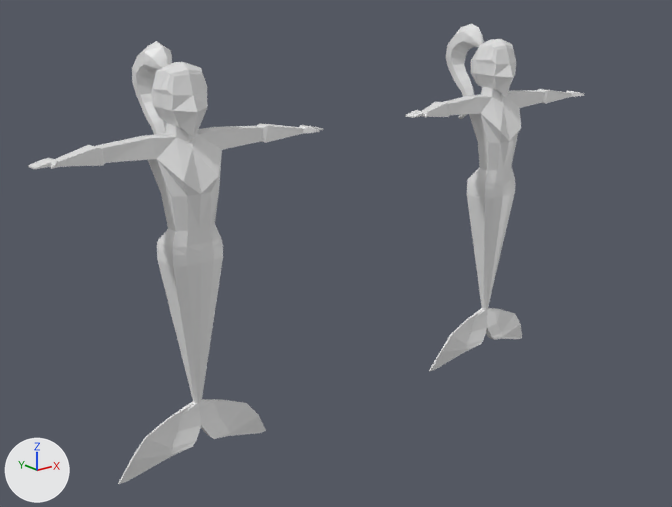
An edit to the Blender file Assets/Blender/mermaid/samantha.blend, drawn before and after from the same camera.
Before and after are seen from a camera (50 mm lens) standing at (-20.1, -35.9, 13.1) and looking at (8.9, 0.4, -1.4). The lights are fixed; the arrows at lower left show +X, +Y and +Z.

Before the edit, the objects in view are built like this:
```python
me_cube_001 = bpy.data.meshes.new('Cube.001')
me_cube_001.from_pydata(...)  # 538 vertices, 552 faces; spans x -7.1..7.1, y -3.8..1.4, z -17.6..2.2
# faces by material slot: [384, 168]
me_cube_001.materials.append(mat_material)  # white #e7e7e7
me_cube_001.materials.append(mat_material_001)  # white #e7e7e7
me_cube_002 = bpy.data.meshes.new('Cube.002')
me_cube_002.from_pydata(...)  # 207 vertices, 192 faces; spans x -7.1..0.0, y -1.3..1.4, z -17.6..1.3
me_cube_002.materials.append(mat_material)  # white #e7e7e7
me_cube_003 = bpy.data.meshes.new('Cube.003')
me_cube_003.from_pydata(...)  # 112 vertices, 100 faces; spans x 0.0..1.1, y -3.8..0.81, z -3.35..2.19
# faces by material slot: [16, 84]
me_cube_003.materials.append(mat_material)  # white #e7e7e7
me_cube_003.materials.append(mat_material_001)  # white #e7e7e7
ob_body_raw = bpy.data.objects.new('Body.Raw', me_cube_002)
ob_body_raw.location = (20.02, 0.0, 7.62)
ob_body_raw.scale = (1.0, -1.0, 1.0)
_m = ob_body_raw.modifiers.new('Mirror', 'MIRROR')
ob_hair_raw = bpy.data.objects.new('Hair.Raw', me_cube_003)
ob_hair_raw.location = (20.02, 0.0, 7.62)
ob_hair_raw.scale = (-1.0, -1.0, 1.0)
_m = ob_hair_raw.modifiers.new('Mirror', 'MIRROR')
ob_mermaid = bpy.data.objects.new('Mermaid', me_cube_001)
ob_mermaid.location = (0.0, 0.0, 7.62)
ob_mermaid.rotation_euler = (0.0, 0.0, 3.142)  # degrees (0, 0, 180)
```
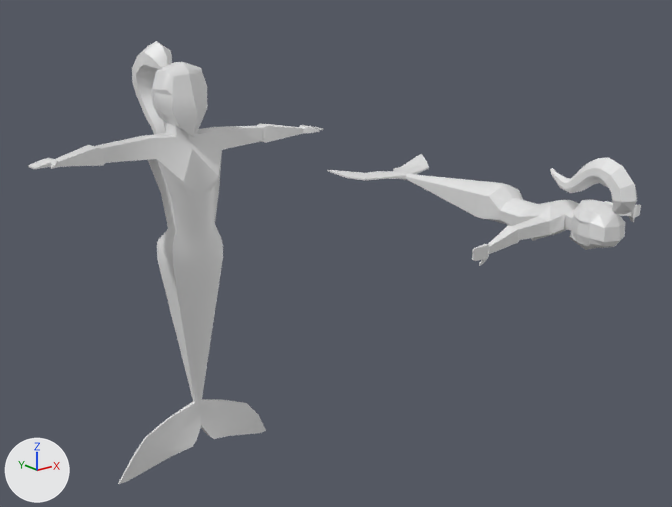
The change, as a list of edits to the scene's bpy script:
```text
Change ob_body_raw:
    ob_body_raw.location: (20.02, 0.0, 7.62) -> (20.02, -7.61, -0.17)
    ob_body_raw.rotation_euler: (0.0, 0.0, 0.0) -> (1.593, 0.0, 0.0)  # degrees (0, 0, 0) -> degrees (91, 0, 0)
Change ob_hair_raw:
    ob_hair_raw.location: (20.02, 0.0, 7.62) -> (20.02, -7.61, -0.17)
    ob_hair_raw.rotation_euler: (0.0, 0.0, 0.0) -> (1.593, 0.0, 0.0)  # degrees (0, 0, 0) -> degrees (91, 0, 0)
```

Boxes (x1, y1, x2, y2) around the edits, measured in the pictures (672 x 507 px):
'Body.Raw', moved, turned: before (405, 48, 584, 371); after (327, 154, 641, 266)
'Hair.Raw', moved, turned: before (446, 23, 516, 119); after (550, 158, 637, 247)
